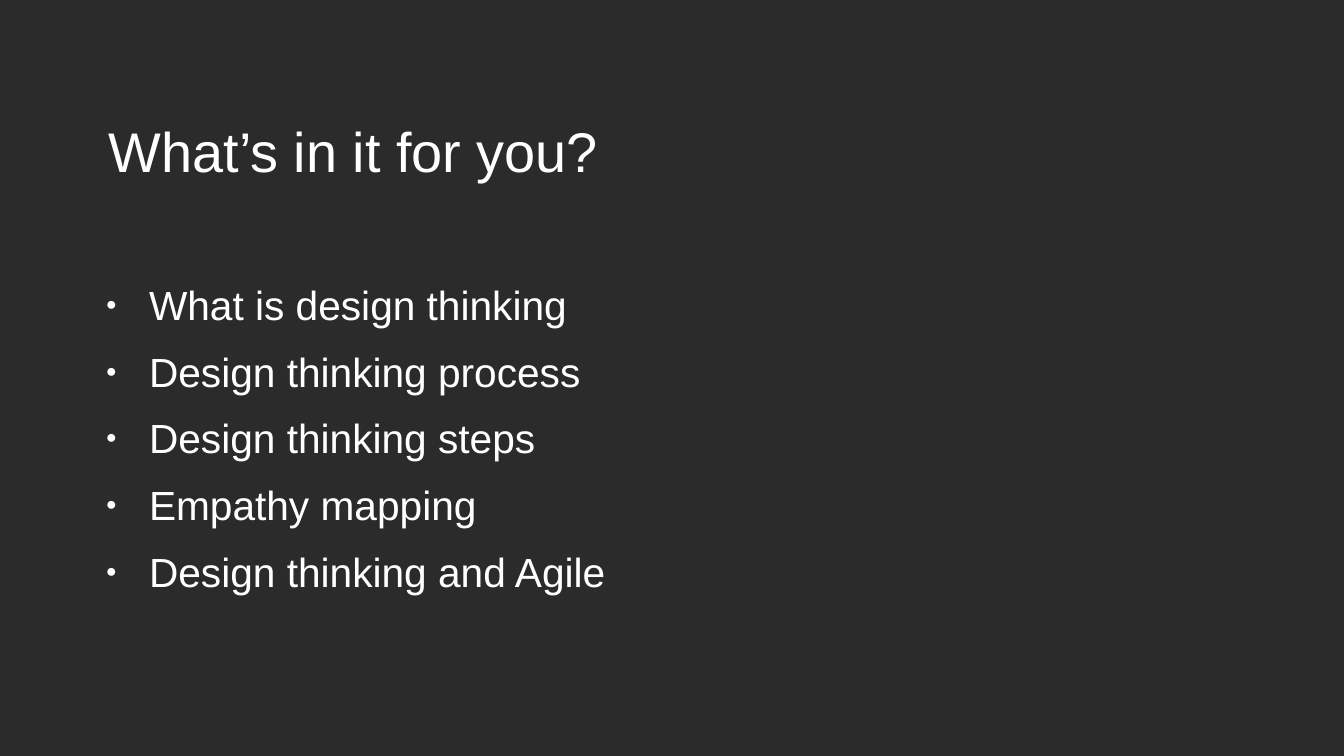
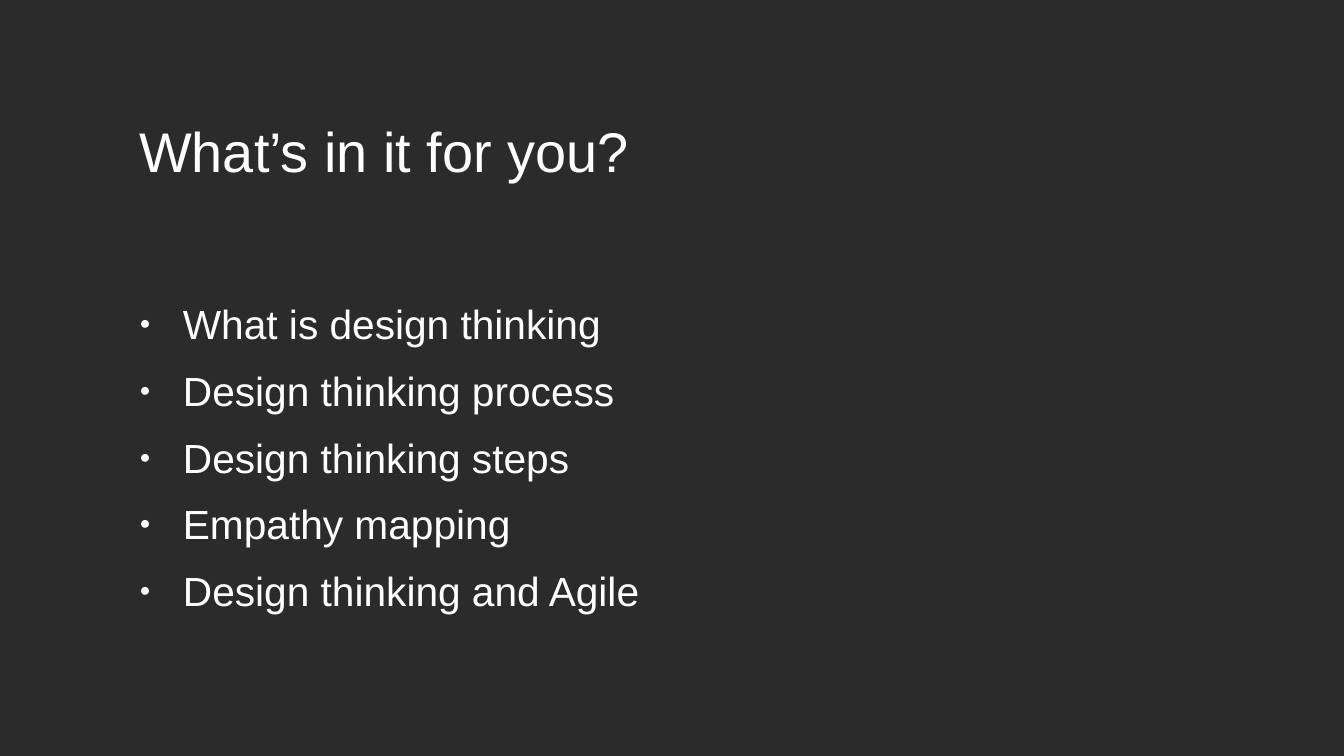
Before and after one commit to jejaksaid/course-flc, a slide deck: slide 2 of design thinking/slide.odp. Drawn at 1344x756 pixels with LibreOffice and Linux fonts; fonts in the diff are those of the drawing; background and template pictures are left out; a plain dark background stands for a picture behind light text. Boxes give left, top, right and bottom in pixels: in the first picture for what was removed or moved away, otherwise in the second. Text is boxed around its words. In the diff, an @@ line names an element or a change of style, - is before the commit and + after.

Commit message:
edited design thinking

```diff
--- a/design thinking/slide.odp
+++ b/design thinking/slide.odp
@@ title "What’s in it for you?" moved from (x1=109, y1=131, x2=598, y2=182) to (x1=139, y1=131, x2=628, y2=182) @@
@@ text "What is design thinking" moved from (x1=149, y1=290, x2=605, y2=595) to (x1=183, y1=309, x2=639, y2=614) @@
```
Also in this commit, not shown: 1 other slide changed, 2 other files.
